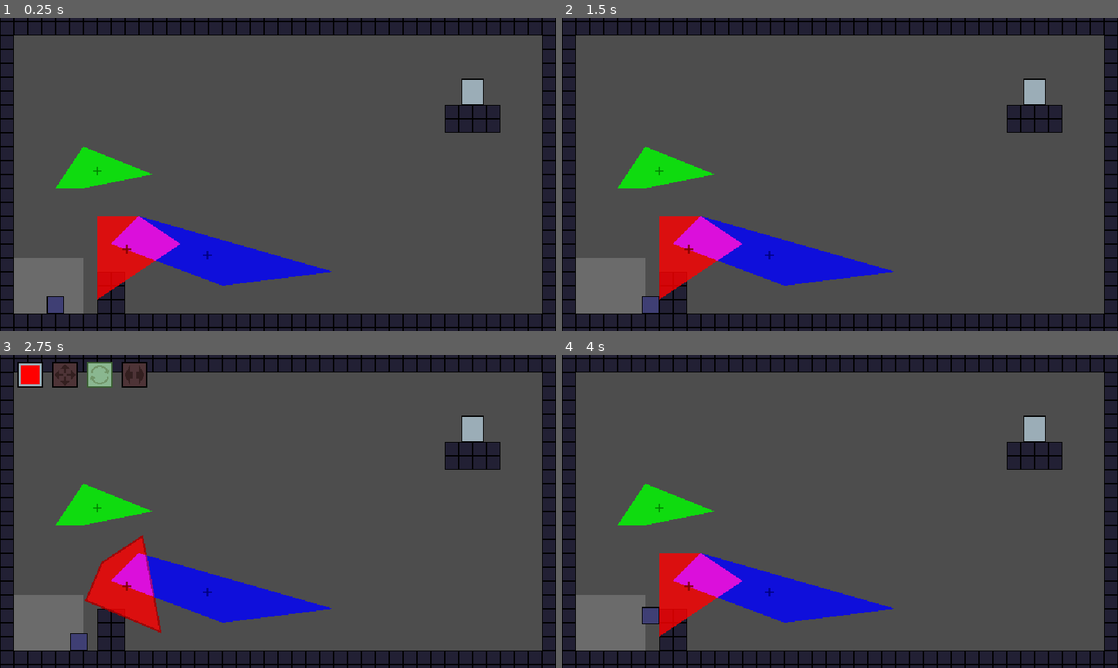
Above: before the commit, frames 1-4 (two rows, left to right).
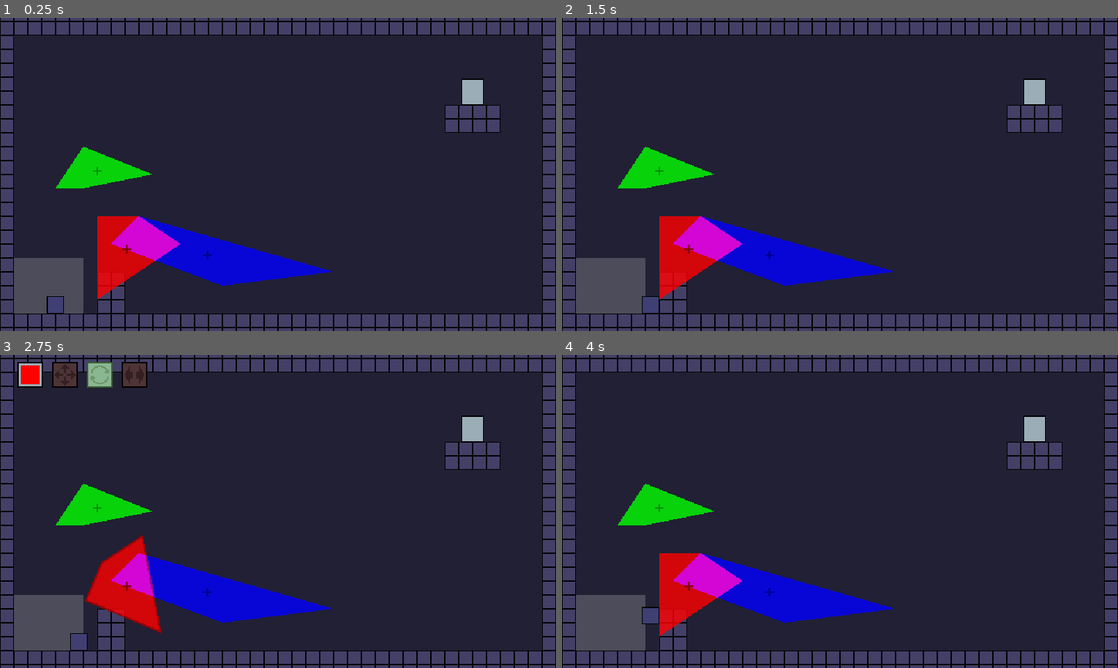
Above: after the commit, the same moments.

Repository: robotmaster/game-off-2026
Game: Godot game, scene res://scenes/rooms/test_room.tscn
Same seed, same stepped clock (60 frames per second), same inputs: the game is played once before the commit and once after it.
Inputs:
- Up to frame 1 (0.25 s): no input
- Up to frame 2 (1.5 s): tap Enter at 0.5 s; hold Right (right) from 0.53 s (still down); tap X (switch_edit) at 0.6 s; tap Up (up) at 0.77 s; tap C (switch_property) at 1.35 s
- Up to frame 3 (2.75 s): tap Up (up) at 1.52 s; release Right (right) at 2.03 s; hold Left (left) from 2.03 s (still down); tap Z (toggle_play) at 2.1 s
- Up to frame 4 (4 s): release Left (left) at 2.78 s; hold Right (right) from 2.78 s (still down); tap X (switch_edit) at 2.85 s; tap Up (up) at 3.02, 3.77 s; tap R (reset) at 3.5 s; tap C (switch_property) at 3.6 s

The runs differ from the first frame. In frame 1, 90% of the frame differs, in the area x 0-100%, y 0-100%; in frame 2, 90%; in frame 3, 88%; in frame 4, 90%.
Error in both runs: Invalid access to property or key 'allowed' on a base object of type 'Nil'. (res://scripts/room.gd:43)

Commit message:
added a background

Diff:
--- a/game-off-2026/scenes/room.tscn
+++ b/game-off-2026/scenes/room.tscn
@@ -1,6 +1,7 @@
 [gd_scene format=4 uid="uid://b8ioekin6ogii"]
 
 [ext_resource type="Script" uid="uid://dwyrh8grva4ip" path="res://scripts/room.gd" id="1_14vil"]
+[ext_resource type="Texture2D" uid="uid://25nmgdt3tfme" path="res://sprites/background.png" id="2_23wr2"]
 [ext_resource type="TileSet" uid="uid://brdoxpmln2y14" path="res://tiles.tres" id="2_jxe34"]
 [ext_resource type="Shader" uid="uid://cjm23hkbawsvx" path="res://shaders/polygons.gdshader" id="3_jn645"]
 [ext_resource type="Shader" uid="uid://ct4ttth4kqu8l" path="res://shaders/polygon_move_area.gdshader" id="3_qtoah"]
@@ -47,6 +48,14 @@
 color_2_parent = NodePath("MainPolygons/PolygonCanvas/Blue")
 color_3_parent = NodePath("MainPolygons/PolygonCanvas/Green")
 intersection_static_body = NodePath("MainPolygons/PolygonDisplays/IntersectionArea")
+
+[node name="Background" type="TextureRect" parent="." unique_id=1475472593]
+offset_left = -320.0
+offset_top = -192.0
+offset_right = 320.0
+offset_bottom = 192.0
+texture = ExtResource("2_23wr2")
+stretch_mode = 1
 
 [node name="Tiles" type="TileMapLayer" parent="." unique_id=235629107]
 tile_map_data = PackedByteArray("AADs/woAAAAAAAAAAAABAAsAAAAAAAAAAAACAAsAAAAAAAAAAAADAAsAAAAAAAAAAAAEAAsAAAAAAAAAAAAFAA …(3120 unchanged characters)…
--- a/game-off-2026/scenes/rooms/intro.tscn
+++ b/game-off-2026/scenes/rooms/intro.tscn
@@ -3,10 +3,6 @@
 [ext_resource type="PackedScene" uid="uid://b8ioekin6ogii" path="res://scenes/room.tscn" id="1_63hat"]
 
 [node name="Room" unique_id=1685634979 instance=ExtResource("1_63hat")]
-
-[node name="Background" type="TextureRect" parent="." index="0" unique_id=577013959]
-offset_right = 40.0
-offset_bottom = 40.0
 
 [node name="Tiles" parent="." index="1" unique_id=235629107]
 tile_map_data = PackedByteArray("AADs/woAAAAAAAAAAAABAAsAAAAAAAAAAAACAAsAAAAAAAAAAAADAAsAAAAAAAAAAAAEAAsAAAAAAAAAAAAFAA …(5744 unchanged characters)…
Binary file changed: game-off-2026/sprites/tileset.aseprite
Binary file changed: game-off-2026/sprites/tileset.png
